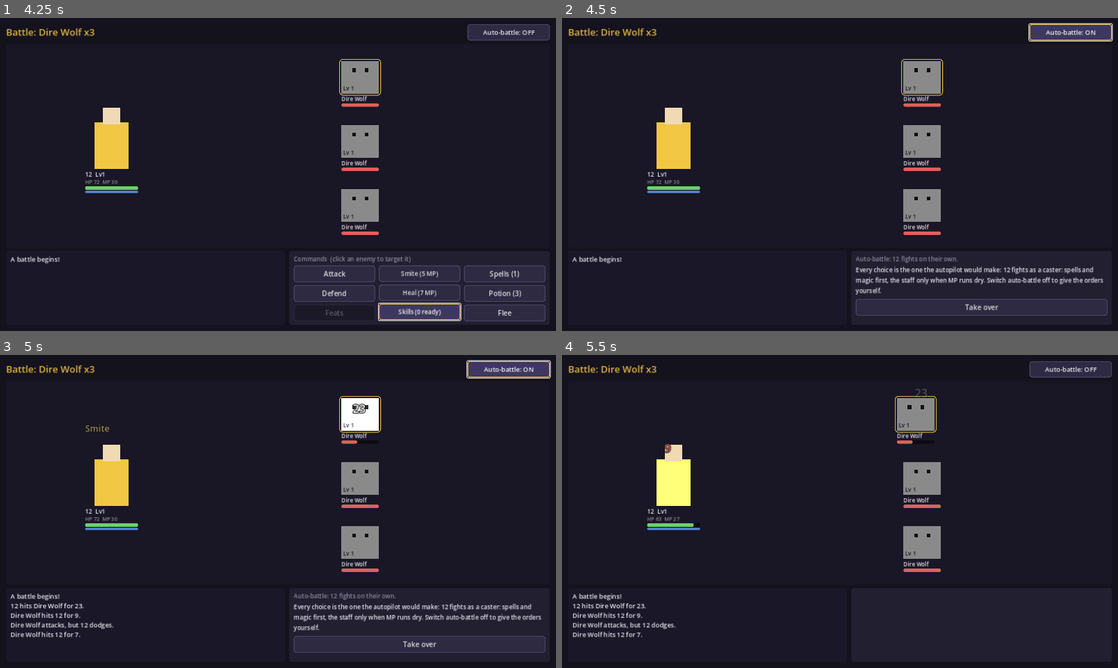
Above: before the commit, frames 1-4 (two rows, left to right).
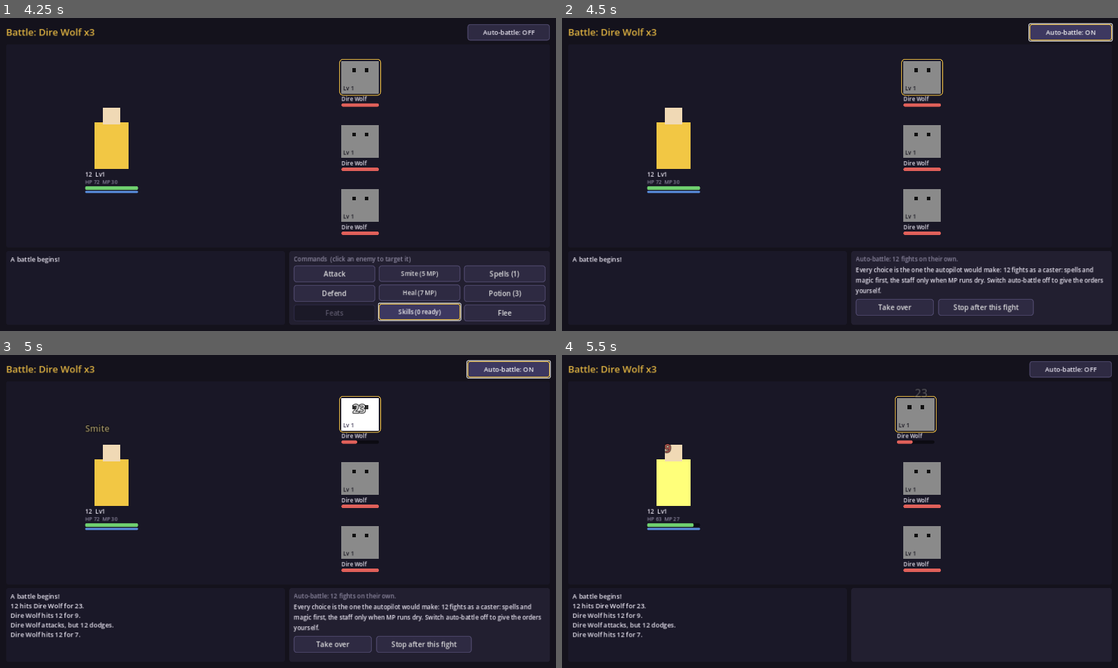
Above: after the commit, the same moments.

Repository: DMG-Workshop/Generational-Legacy-RPG-design
Game: Godot game, scene res://ui/main.tscn
The game is run twice, just before and just after one commit, with the same random seed, the same clock (stepped at 60 frames per second) and the same inputs.
Inputs (mouse positions are in pixels of both pictures, inside the frame that each line leads up to):
- Up to frame 1 (4.25 s): click (161, 140) at 0.52 s; type "12" at 0.6 s; click (394, 246) at 0.75 s; type "12" at 0.83 s; click "Begin Dynasty" at 1.25 s; click "Hunt" at 2 s; click "Skills (0 ready)" at 2.75 s; click "Skills (0 ready)" at 3.5 s
- Up to frame 2 (4.5 s): click "Auto-battle: OFF" at 4.25 s
- Up to frame 3 (5 s): no input
- Up to frame 4 (5.5 s): click "Take over" at 5 s

Frame 1 is identical in both runs. In frame 2, 0.3% of the frame differs, in the area x 56-99%, y 89-96%; in frame 3, 0.3%; in frame 4, nothing differs.

Commit message:
Auto-battle hunts keep going until Stop or low health
With auto-battle on, a finished hunt starts the next hunt of the same
kind after a short pause. The run ends when the player presses Stop on
the result screen or "Stop after this fight" during the fight, takes
over, or when the heir's health is under half. It also ends when the
heir is not free to hunt (dead, an event waiting, loot to settle). The
threshold and pause live in balance.json "auto_hunt".

GameTactics.auto_hunt_stop holds the rule and draws no random number,
so the autopilot and seeded fights are unchanged. A hunt begun by hand
clears an earlier Stop.

Also adds the running list of 20 suggested updates to docs/ROADMAP.md.

Co-Authored-By: Claude Opus 5.5 <noreply@anthropic.com>
Claude-Session: https://claude.ai/code/session_01JNXiUGbEfeQhXYLJb9eyrM

Diff:
--- a/core/game/game_tactics.gd
+++ b/core/game/game_tactics.gd
@@ -648,3 +648,20 @@
 ## auto-battle on. The player may switch it on or off in any battle.
 static func auto_from_start(d: GameDynasty) -> bool:
 	return d.auto_battle and d.battle != null and d.battle_kind in ["hunt", "hunt_hard"]
+
+
+## Why auto-battle's run of hunts ends after the fight just finished, or "" to hunt again (the same
+## kind). It ends when auto-battle is off ("off"), when the fight was not a hunt ("kind"), when the
+## heir is no longer free to hunt ("busy": dead, an event waiting, another fight begun), and when the
+## heir's health is under balance.json "auto_hunt" "stop_hp_frac" ("low_hp"). The player's Stop is
+## the screen's to keep.
+static func auto_hunt_stop(d: GameDynasty) -> String:
+	if not d.auto_battle:
+		return "off"
+	if not (d.battle_kind in ["hunt", "hunt_hard"]):
+		return "kind"
+	if d.state != "life" or d.battle != null or d.has_pending_event() or not d.loot.is_empty():
+		return "busy"
+	if float(d.heir.hp) < float(GameData.bal("auto_hunt")["stop_hp_frac"]) * float(d.heir.max_hp()):
+		return "low_hp"
+	return ""
--- a/data/game/balance.json
+++ b/data/game/balance.json
@@ -35,6 +35,7 @@
   "defeat_years": 2,
   "hunt_rewards": {"hunt": {"scale": 1.08, "reward": 1.0, "min": 1, "max": 2, "level_min": 0.9, "level_max": 1.1, "elite_chance": 0.08}, "hunt_hard": {"scale": 1.44, "reward": 2.0, "min": 2, "max": 3, "level_min": 1.0, "level_max": 1.2, "elite_chance": 0.15}},
   "bot_hard_hunt": {"every": 2, "min_level": 40, "min_hp_frac": 0.95, "min_potions": 3, "min_gear": 2, "min_streak": 8, "clean_hp_frac": 0.9, "max_danger": 1.2},
+  "auto_hunt": {"stop_hp_frac": 0.5, "pause_s": 1.5},
   "level_cap": 99999,
   "midlife_fraction": 0.5,
   "family_after_years": 3,
--- a/tests/test_game_bot.gd
+++ b/tests/test_game_bot.gd
@@ -231,6 +231,54 @@
 		d.heir.clean_streak = 0   # the bot rule would say plain
 		d.start_hunt(kind)
 		ok(d.battle_kind == kind and GameTactics.auto_from_start(d), "auto-battle takes on the player's %s as started" % kind)
+	test_auto_hunt_run()
+
+
+## Auto-battle's run of hunts: after a won hunt a healthy heir hunts again; it ends when auto-battle
+## is off, the fight was not a hunt, the heir is busy, or health is under "auto_hunt" "stop_hp_frac".
+func test_auto_hunt_run() -> void:
+	var cfg: Dictionary = GameData.bal("auto_hunt")
+	ok(cfg.has("stop_hp_frac") and cfg.has("pause_s"), "balance.json has the auto_hunt settings")
+	ok(float(cfg["stop_hp_frac"]) > 0.0 and float(cfg["stop_hp_frac"]) < 1.0 and float(cfg["pause_s"]) > 0.0, "and they are sensible: %s" % str(cfg))
+	for kind in ["hunt", "hunt_hard"]:
+		var d := _ready_dyn(73)
+		d.auto_battle = true
+		d.start_hunt(kind)
+		ok(GameTactics.auto_hunt_stop(d) == "busy", "%s: no next hunt while this one is being fought" % kind)
+		d.battle.result = "victory"
+		d.finish_battle()
+		d.loot = {}
+		d.pending_event = {}
+		d.heir.full_heal()
+		ok(GameTactics.auto_hunt_stop(d) == "", "%s: a healthy heir hunts again" % kind)
+		var line := int(ceil(float(cfg["stop_hp_frac"]) * float(d.heir.max_hp())))
+		d.heir.hp = line
+		ok(GameTactics.auto_hunt_stop(d) == "", "%s: right at the line still hunts" % kind)
+		d.heir.hp = line - 1
+		ok(GameTactics.auto_hunt_stop(d) == "low_hp", "%s: under the line stops for low health" % kind)
+		d.heir.full_heal()
+		d.loot = {"x": 1}
+		ok(GameTactics.auto_hunt_stop(d) == "busy", "%s: bodies left to settle wait" % kind)
+		d.loot = {}
+		d.pending_event = {"id": "x"}
+		ok(GameTactics.auto_hunt_stop(d) == "busy", "%s: an event waiting stops the run" % kind)
+		d.pending_event = {}
+		d.auto_battle = false
+		ok(GameTactics.auto_hunt_stop(d) == "off", "%s: auto-battle off stops the run" % kind)
+	var d2 := _ready_dyn(74)
+	d2.auto_battle = true
+	d2._begin_battle([d2._make_enemy(GameCombat.creature_def("goblin"), 1.0, 1.0, 10)], "legend")
+	d2.battle = null
+	ok(GameTactics.auto_hunt_stop(d2) == "kind", "a legend fight never starts a hunt")
+	d2.battle_kind = "hunt"
+	d2.state = "succession"
+	ok(GameTactics.auto_hunt_stop(d2) == "busy", "a dead heir hunts no more")
+	# The rule draws no random number, so a run of hunts plays like hunts begun by hand.
+	var a := _ready_dyn(75)
+	var b := _ready_dyn(75)
+	b.auto_battle = true
+	GameTactics.auto_hunt_stop(b)
+	ok(a.rng.randi() == b.rng.randi(), "asking the rule leaves the seeded RNG alone")
 
 
 # ---------------------------------------------------------------- whole lives
--- a/tests/test_game_party_ui.gd
+++ b/tests/test_game_party_ui.gd
@@ -55,7 +55,7 @@
 			only = a.substr(5).split(",")
 	for name in ["solo_is_today", "step_through", "auto_and_single_manual", "repeat_and_back", "flee", "held_and_fallen", "master_auto",
 			"aims", "chip_hold", "relayout_keeps_state", "chips_lit_and_cleared", "double_taps", "busy_guards", "round_hint", "take_over_and_turns",
-			"cues", "touch_and_fit", "end_to_end"]:
+			"cues", "touch_and_fit", "auto_hunt_run", "end_to_end"]:
 		if only.is_empty() or name in only:
 			await call("test_" + name)
 	print("party ui tests: %d checks, %d failures" % [checks, fails])
@@ -518,6 +518,106 @@
 
 ## A whole fight through the buttons: four members, Fight! each round, the hunt is won, the loot
 ## panel comes as ever.
+## An auto-battle hunt on its own: sets up a fresh heir hunting with auto-battle on, then ends the
+## fight in victory with the heir at `hp_frac` of full health and shows the result. Tries a few seeds
+## until the result is the one wanted (`want`, as GameTactics.auto_hunt_stop says), since a won hunt
+## can bring an event. Returns whether it got there.
+func _auto_hunt_result(want: String, hp_frac: float = 1.0, stop_first: bool = false) -> bool:
+	for s in [77, 78, 79, 80, 81, 82, 83, 84]:
+		TouchHint.finger = false
+		app.new_game("Tess", "warrior", "faetouched", s, "human")
+		d = app.dynasty
+		d.pending_event = {}
+		d.heir.level = 40
+		d.heir.potions = 3
+		d.heir.full_heal()
+		d.auto_battle = true
+		app.hunt_stopped = false
+		d.start_hunt("hunt")
+		app.show_state()
+		await _frames(3)
+		bv = app.current
+		if stop_first:
+			var btn := _find(bv.command_box, "Stop after this fight")
+			ok(btn != null, "an auto hunt offers Stop after this fight")
+			if btn != null:
+				btn.pressed.emit()
+				await _frames(2)
+				ok(app.hunt_stopped and btn.disabled and btn.text == "Stopping after this fight", "Stop after this fight is taken: %s" % btn.text)
+		d.heir.hp = maxi(1, int(float(d.heir.max_hp()) * hp_frac))
+		d.battle.result = "victory"
+		bv._show_result()
+		await _frames(3)
+		var why := GameTactics.auto_hunt_stop(d)
+		if stop_first and why == "":
+			why = "stopped"
+		if why == want:
+			return true
+		d.battle = null
+	return false
+
+
+func _labels_text(n: Node) -> String:
+	var out := ""
+	if n is Label and (n as Label).is_visible_in_tree():
+		out += (n as Label).text + "\n"
+	for c in n.get_children():
+		out += _labels_text(c)
+	return out
+
+
+## With auto-battle on, a won hunt starts the next one by itself; Stop (on the result, or during the
+## fight) ends the run, and so does low health. A hunt begun by hand starts a fresh run.
+func test_auto_hunt_run() -> void:
+	var pause := float(GameData.bal("auto_hunt")["pause_s"])
+	# A healthy heir hunts again.
+	ok(await _auto_hunt_result(""), "a won auto hunt with a healthy heir is reached")
+	var first := bv
+	ok(_find(bv, "Stop") != null and _find(bv, "Continue") == null, "the result offers Stop, not Continue: %s" % str(_texts(bv)))
+	ok(_labels_text(bv).contains("next hunt starts"), "and says the next hunt is coming")
+	await create_timer(pause + 0.4).timeout
+	await _frames(3)
+	ok(app.current != first and d.battle != null and d.battle_kind == "hunt", "the next hunt starts on its own")
+	ok(d.battle != null and GameTactics.auto_from_start(d), "and it fights itself too")
+	_quiet()
+	await _frames(3)
+	# Stop on the result: back to the heir's life, and no hunt follows.
+	ok(await _auto_hunt_result(""), "another won auto hunt")
+	_find(bv, "Stop").pressed.emit()
+	await _frames(3)
+	ok(app.hunt_stopped and d.battle == null, "Stop goes back to the heir's life")
+	await create_timer(pause + 0.4).timeout
+	ok(d.battle == null, "and no hunt starts after Stop")
+	# Stop during the fight: it plays out, then the run ends.
+	ok(await _auto_hunt_result("stopped", 1.0, true), "a fight with Stop pressed is reached")
+	ok(_labels_text(bv).contains("hunting stopped") and _find(bv, "Continue") != null, "the result says hunting stopped and offers Continue")
+	await create_timer(pause + 0.4).timeout
+	ok(d.battle == null, "no hunt starts after Stop after this fight")
+	# Low health ends the run, and says why.
+	ok(await _auto_hunt_result("low_hp", float(GameData.bal("auto_hunt")["stop_hp_frac"]) * 0.5), "a won hunt at low health is reached")
+	ok(_labels_text(bv).contains("health") and _find(bv, "Stop") == null and _find(bv, "Continue") != null, "low health stops the run and says why: %s" % _labels_text(bv))
+	await create_timer(pause + 0.4).timeout
+	ok(d.battle == null, "no hunt starts at low health")
+	# A hunt begun by hand starts a fresh run.
+	app.hunt_stopped = true
+	app.show_state()
+	await _frames(3)
+	app.current._hunt("hunt")
+	await _frames(3)
+	ok(not app.hunt_stopped and d.battle != null, "a hunt begun by hand clears Stop")
+	_quiet()
+	await _frames(3)
+
+
+## Ends an auto hunt left running: auto-battle off and back to the life screen, so no run of hunts
+## carries on into the next test.
+func _quiet() -> void:
+	d.auto_battle = false
+	d.battle = null
+	d.command_round = null
+	app.show_state()
+
+
 func test_end_to_end() -> void:
 	await _fight("warrior", MIXED, 2, 40, false)
 	for e in d.battle.enemies:
--- a/ui/play/battle_view.gd
+++ b/ui/play/battle_view.gd
@@ -1138,7 +1138,16 @@
 	l.autowrap_mode = TextServer.AUTOWRAP_WORD_SMART
 	l.custom_minimum_size = Vector2(cmd_w - 40.0, 0)
 	v.add_child(l)
-	v.add_child(Kit.button("Take over", func(): set_auto(false), Vector2(180, 38)))
+	var row := HBoxContainer.new()
+	row.add_theme_constant_override("separation", 10)
+	v.add_child(row)
+	row.add_child(Kit.button("Take over", func(): set_auto(false), Vector2(180, 38)))
+	if d.battle_kind in ["hunt", "hunt_hard"]:   # a run of hunts: this fight finishes, no next one starts
+		var stop := Kit.button("Stopping after this fight" if app.hunt_stopped else "Stop after this fight", _stop_after_fight, Vector2(220, 38))
+		stop.name = "StopAfterFight"
+		stop.disabled = app.hunt_stopped
+		stop.tooltip_text = "Let this fight play out on its own, then stop hunting."
+		row.add_child(stop)
 
 
 func _auto_step() -> void:
@@ -2047,7 +2056,7 @@
 		l.autowrap_mode = TextServer.AUTOWRAP_WORD_SMART
 		v.add_child(l)
 	if d.loot.is_empty():
-		foot.add_child(Kit.button("Continue", func(): app.show_state(), Vector2(0, 44)))
+		_end_foot(foot)
 	elif auto:   # auto-battle settles the bodies as the autopilot would
 		_loot_done(v, foot, null, GamePlague.bot_loot(d), "Auto-battle: ")
 	else:
@@ -2103,5 +2112,56 @@
 		l.autowrap_mode = TextServer.AUTOWRAP_WORD_SMART
 		v.add_child(l)
 	app.autosave()
-	foot.add_child(Kit.button("Continue", func(): app.show_state(), Vector2(0, 44)))
+	_end_foot(foot)
 	_fit_result.call_deferred()
+
+
+## The result's last word: Continue, and with auto-battle on, the next hunt. A healthy heir hunts
+## again (the same kind) after "auto_hunt" "pause_s" unless the player presses Stop; a hurt one stops
+## and says why.
+func _end_foot(foot: VBoxContainer) -> void:
+	var why := GameTactics.auto_hunt_stop(d) if auto else "off"
+	if why == "" and app.hunt_stopped:
+		why = "stopped"
+	var say := ""
+	match why:
+		"":
+			say = "Auto-battle: the next hunt starts in a moment."
+		"stopped":
+			say = "Auto-battle: hunting stopped."
+		"low_hp":
+			say = "Auto-battle stops hunting: %s is down to %d%% health. Rest or drink a potion." % [d.heir.name, int(100.0 * float(d.heir.hp) / float(d.heir.max_hp()))]
+	if say != "":
+		var l := Kit.label(say, 15, Kit.BAD if why == "low_hp" else Kit.ACCENT)
+		l.autowrap_mode = TextServer.AUTOWRAP_WORD_SMART
+		foot.add_child(l)
+	if why != "":
+		foot.add_child(Kit.button("Continue", func(): app.show_state(), Vector2(0, 44)))
+		return
+	var stop := Kit.button("Stop", _stop_hunting, Vector2(0, 44))
+	stop.tooltip_text = "Stop hunting and go back to %s's life." % d.heir.name
+	foot.add_child(stop)
+	get_tree().create_timer(float(GameData.bal("auto_hunt")["pause_s"])).timeout.connect(_next_hunt.bind(d.battle_kind))
+
+
+## Stop pressed while auto-battle fights a hunt: this fight plays out, no next one starts.
+func _stop_after_fight() -> void:
+	app.hunt_stopped = true
+	var stop := command_box.find_child("StopAfterFight", true, false) as Button
+	if stop != null:
+		stop.text = "Stopping after this fight"
+		stop.disabled = true
+
+
+## Stop pressed on the result screen: back to the heir's life, no next hunt.
+func _stop_hunting() -> void:
+	app.hunt_stopped = true
+	app.show_state()
+
+
+## Starts the next hunt of the run, unless the player stopped it or left this screen meanwhile.
+func _next_hunt(kind: String) -> void:
+	if not is_inside_tree() or app.current != self or app.hunt_stopped or GameTactics.auto_hunt_stop(d) != "":
+		return
+	d.start_hunt(kind)
+	app.show_state()
--- a/ui/play/game_app.gd
+++ b/ui/play/game_app.gd
@@ -14,6 +14,7 @@
 const EndingScreen := preload("res://ui/play/ending_screen.gd")
 
 var dynasty: GameDynasty
+var hunt_stopped := false   # the player pressed Stop: auto-battle's run of hunts ends after this fight
 var current: Control
 var bg: ColorRect
 var frame: Control
--- a/ui/play/life_screen.gd
+++ b/ui/play/life_screen.gd
@@ -257,7 +257,7 @@
 	hard.tooltip_text = "Tougher monsters and more Elites, for double XP and gold.\nRisky: a defeat can cost %s their life (about %d%% of defeats)." % [h.name, int(round(float(GameData.bal("death_chance_on_defeat")) * 100.0))]
 	var auto := _act("Auto-battle: %s" % ("ON" if d.auto_battle else "OFF"), func(): d.auto_battle = not d.auto_battle; app.autosave(); _refresh())
 	auto.add_theme_color_override("font_color", Kit.GOOD if d.auto_battle else Kit.TEXT)
-	auto.tooltip_text = "Hunts fight themselves, choosing as the autopilot would. Switch it off in battle to take over."
+	auto.tooltip_text = "Hunts fight themselves, choosing as the autopilot would, and keep hunting until you press Stop or health runs low. Switch it off in battle to take over."
 	var legend := _act("Fight %s" % boss.get("short", boss["name"]) if not boss.is_empty() else "No legend here", func(): _legend())
 	legend.disabled = boss.is_empty()
 	if not boss.is_empty():
@@ -372,6 +372,7 @@
 
 
 func _hunt(kind: String) -> void:
+	app.hunt_stopped = false   # a hunt begun by hand starts a fresh run
 	d.start_hunt(kind)
 	app.show_state()
 
Not shown, changed: README.md
Not shown, changed: docs/ROADMAP.md
